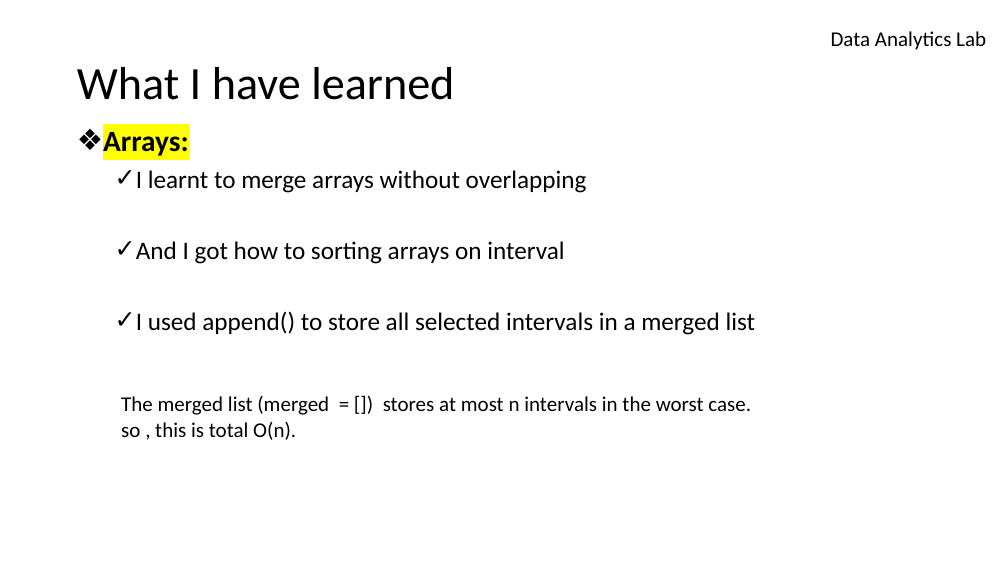
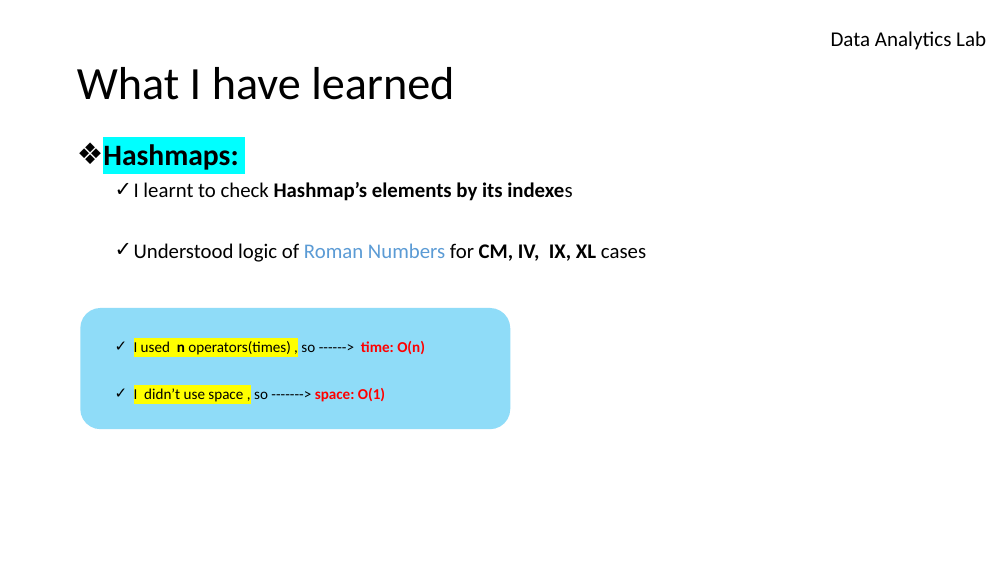
Before and after one commit to azimjaan21/algoMAP, a slide deck: slide 7 of Arrays & Strings/#2.pptx. Drawn at 1008x567 pixels with LibreOffice and Linux fonts; fonts in the diff are those of the drawing; background and template pictures are left out. Boxes give left, top, right and bottom in pixels: in the first picture for what was removed or moved away, otherwise in the second. Text is boxed around its words. In the diff, an @@ line names an element or a change of style, - is before the commit and + after.

Commit message:
Roman to numbers #13 Leetcode is solved

```diff
--- a/Arrays & Strings/#2.pptx
+++ b/Arrays & Strings/#2.pptx
@@ text at (x1=103, y1=144, x2=646, y2=402): text changed; size 24 to 19.8 pt @@
-❖ Arrays:
-  ✓ I learnt to merge arrays without overlapping
-  ✓ And I got how to sorting arrays on interval
-  ✓ I used append() to store all selected intervals in a merged list
+❖ Hashmaps:
+  ✓ I learnt to check Hashmap’s elements by its indexes
+  ✓ Understood logic of Roman Numbers for CM, IV, IX, XL cases
+  ✓ I used n operators(times) , so ------> time: O(n)
+  ✓ I didn’t use space , so -------> space: O(1)
@@ rounded rectangle added at (x1=80, y1=308, x2=510, y2=429), fill #00B0F0 at 44% opacity @@
@@ text removed at (x1=121, y1=396, x2=751, y2=440) @@
-The merged list (merged = []) stores at most n intervals in the worst case.
-so , this is total O(n).
```
Also in this commit, not shown: 5 other slides changed, 1 slide added, 1 slide removed, 2 other files.
